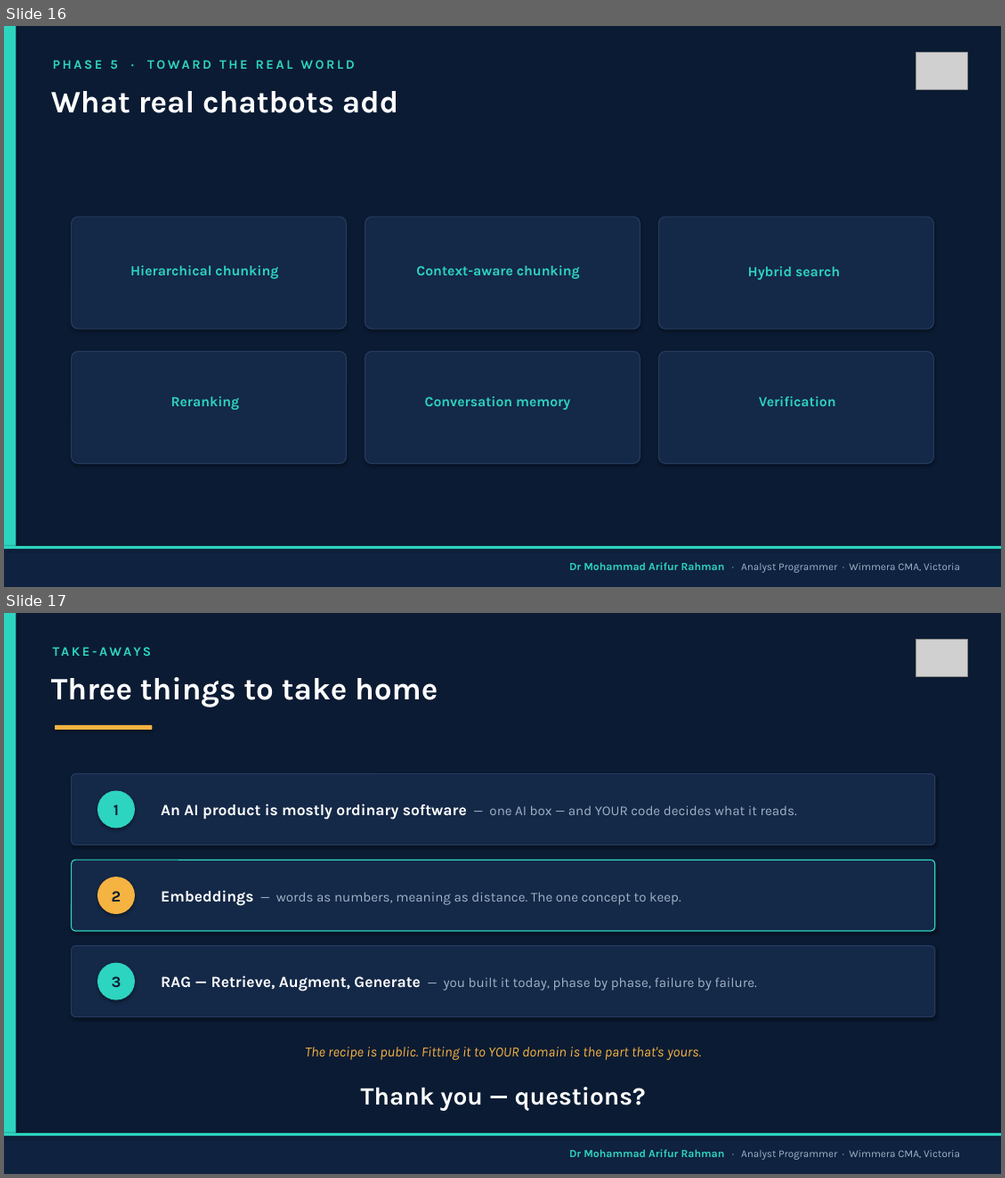
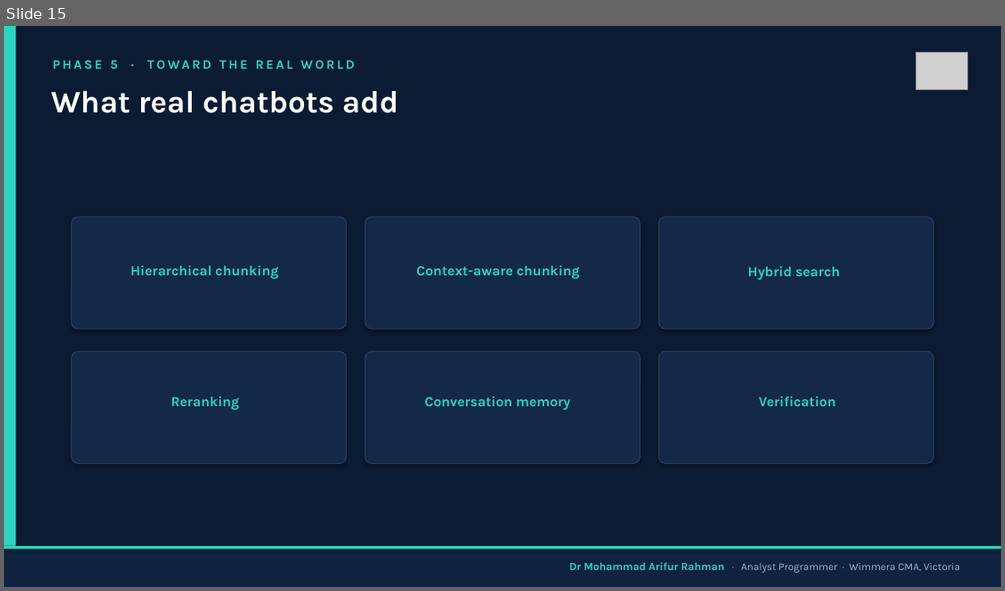
Before and after one commit to arifwcma/induction, a slide deck: lecture/deck.pptx. Shown one above the other, each under a label of ours: slides 16 and 17 before the commit, slide 15 after it. The pictures are 1005x1178 and 1005x591 pixels, drawn with LibreOffice and Linux fonts; fonts in the diff are those of the drawing; grey boxes stand for pictures. Boxes give left, top, right and bottom in pixels: in the first picture for what was removed or moved away, otherwise in the second. Text is boxed around its words. In the diff, an @@ line names an element or a change of style, - is before the commit and + after.

```diff
--- a/lecture/deck.pptx
+++ b/lecture/deck.pptx
@@ slide 17 removed at (4, 613, 1001, 1174), background #FFFFFF @@
@@ rectangle removed at (4, 613, 1001, 1174) @@
@@ rectangle removed at (4, 613, 16, 1174) @@
@@ picture removed at (916, 639, 967, 676) @@
@@ text removed at (99, 647, 151, 656) @@
-TAKE-AWAYS
@@ text removed at (51, 677, 437, 707) @@
-Three things to take home
@@ rounded rectangle removed at (55, 725, 152, 730) @@
@@ rounded rectangle removed at (72, 774, 935, 844) @@
@@ ellipse removed at (97, 791, 135, 828) @@
-1
@@ text removed at (161, 803, 797, 819) @@
-An AI product is mostly ordinary software — one AI box — and YOUR code decides what it reads.
@@ rounded rectangle removed at (72, 860, 935, 931) @@
@@ ellipse removed at (97, 876, 135, 914) @@
-2
@@ text removed at (161, 890, 681, 906) @@
-Embeddings — words as numbers, meaning as distance. The one concept to keep.
@@ rounded rectangle removed at (72, 946, 935, 1017) @@
@@ ellipse removed at (97, 962, 135, 999) @@
-3
@@ text removed at (161, 975, 756, 991) @@
-RAG — Retrieve, Augment, Generate — you built it today, phase by phase, failure by failure.
@@ text removed at (305, 1046, 701, 1060) @@
-The recipe is public. Fitting it to YOUR domain is the part that's yours.
@@ text removed at (361, 1086, 646, 1111) @@
-Thank you — questions?
@@ rectangle removed at (4, 1133, 1001, 1174) @@
@@ rectangle removed at (4, 1133, 1001, 1135) @@
@@ text removed at (569, 1149, 960, 1159) @@
-Dr Mohammad Arifur Rahman · Analyst Programmer · Wimmera CMA, Victoria
@@ what was slide 16 is now slide 15 @@
```
Also in this commit, not shown: 3 slides changed, 1 other slide removed.
